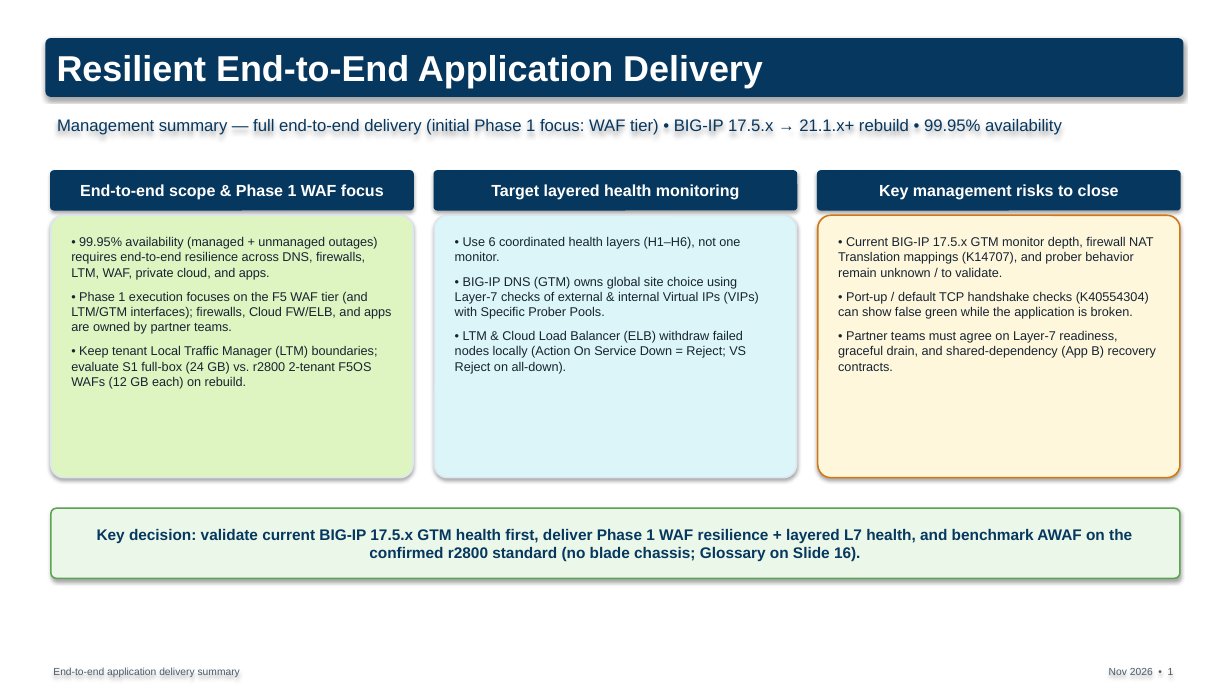
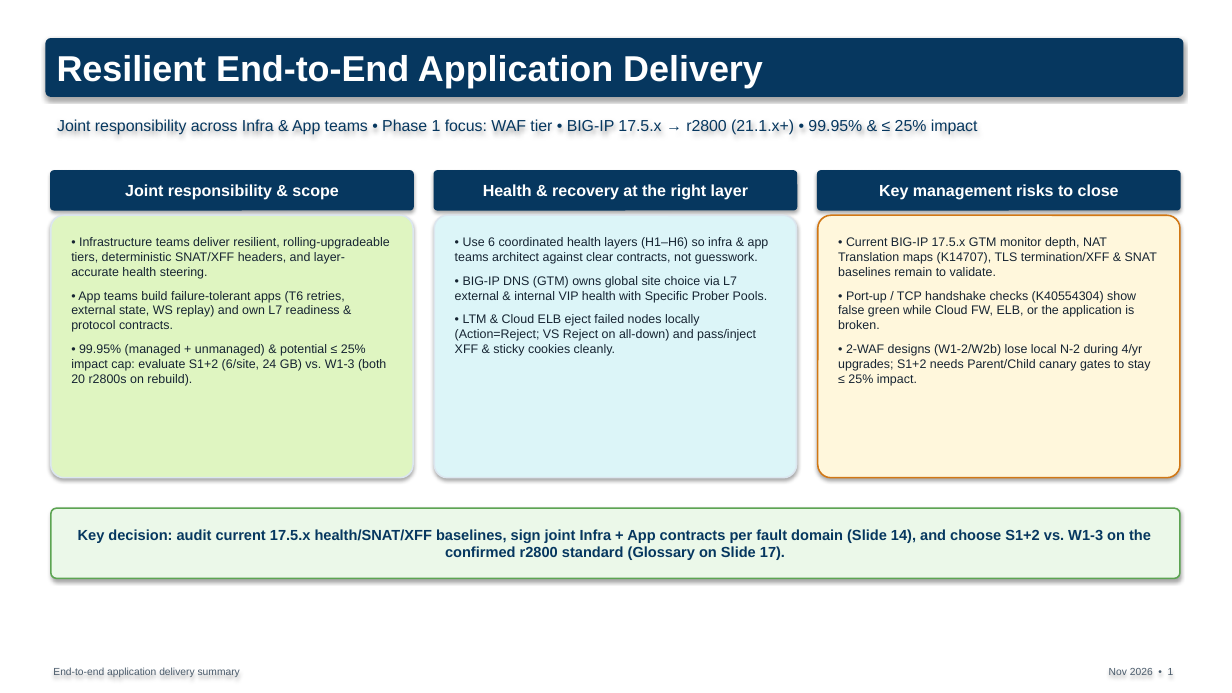
Before and after one commit to jfang88/EnterpriseWAF, a slide deck: slide 1 of management-artifacts/EnterpriseWAF_Management_Summary.pptx. Drawn at 1232x693 pixels with LibreOffice and Linux fonts; fonts in the diff are those of the drawing. Boxes give left, top, right and bottom in pixels: in the first picture for what was removed or moved away, otherwise in the second. Text is boxed around its words. In the diff, an @@ line names an element or a change of style, - is before the commit and + after.

Commit message:
Add joint responsibility model, client-IP/XFF/ELB invariants, 25% impact cap, W1-2 & S1+2 variants, and fault-domain scorecard (docs, SVG, 17-slide deck)

```diff
--- a/management-artifacts/EnterpriseWAF_Management_Summary.pptx
+++ b/management-artifacts/EnterpriseWAF_Management_Summary.pptx
@@ text at (57, 119, 978, 135): text changed; size 13 to 12.4 pt @@
-Management summary — full end-to-end delivery (initial Phase 1 focus: WAF tier) • BIG-IP 17.5.x → 21.1.x+ rebuild • 99.95% availability
+Joint responsibility across Infra & App teams • Phase 1 focus: WAF tier • BIG-IP 17.5.x → r2800 (21.1.x+) • 99.95% & ≤ 25% impact
@@ text in rounded rectangle at (125, 184, 338, 200): text changed @@
-End-to-end scope & Phase 1 WAF focus
+Joint responsibility & scope
@@ text in rounded rectangle at (483, 184, 748, 200): text changed @@
-Target layered health monitoring
+Health & recovery at the right layer
@@ text in rounded rectangle at (71, 237, 390, 386): text changed; size 9.9 to 9.7 pt @@
-• 99.95% availability (managed + unmanaged outages) requires end-to-end resilience across DNS, firewalls, LTM, WAF, private cloud, and apps.
-• Phase 1 execution focuses on the F5 WAF tier (and LTM/GTM interfaces); firewalls, Cloud FW/ELB, and apps are owned by partner teams.
-• Keep tenant Local Traffic Manager (LTM) boundaries; evaluate S1 full-box (24 GB) vs. r2800 2-tenant F5OS WAFs (12 GB each) on rebuild.
+• Infrastructure teams deliver resilient, rolling-upgradeable tiers, deterministic SNAT/XFF headers, and layer-accurate health steering.
+• App teams build failure-tolerant apps (T6 retries, external state, WS replay) and own L7 readiness & protocol contracts.
+• 99.95% (managed + unmanaged) & potential ≤ 25% impact cap: evaluate S1+2 (6/site, 24 GB) vs. W1-3 (both 20 r2800s on rebuild).
@@ text in rounded rectangle at (455, 237, 769, 356): text changed; size 9.9 to 9.7 pt @@
-• Use 6 coordinated health layers (H1–H6), not one monitor.
-• BIG-IP DNS (GTM) owns global site choice using Layer-7 checks of external & internal Virtual IPs (VIPs) with Specific Prober Pools.
-• LTM & Cloud Load Balancer (ELB) withdraw failed nodes locally (Action On Service Down = Reject; VS Reject on all-down).
+• Use 6 coordinated health layers (H1–H6) so infra & app teams architect against clear contracts, not guesswork.
+• BIG-IP DNS (GTM) owns global site choice via L7 external & internal VIP health with Specific Prober Pools.
+• LTM & Cloud ELB eject failed nodes locally (Action=Reject; VS Reject on all-down) and pass/inject XFF & sticky cookies cleanly.
@@ text in rounded rectangle at (838, 237, 1157, 386): text changed; size 9.9 to 9.7 pt @@
-• Current BIG-IP 17.5.x GTM monitor depth, firewall NAT Translation mappings (K14707), and prober behavior remain unknown / to validate.
-• Port-up / default TCP handshake checks (K40554304) can show false green while the application is broken.
-• Partner teams must agree on Layer-7 readiness, graceful drain, and shared-dependency (App B) recovery contracts.
+• Current BIG-IP 17.5.x GTM monitor depth, NAT Translation maps (K14707), TLS termination/XFF & SNAT baselines remain to validate.
+• Port-up / TCP handshake checks (K40554304) show false green while Cloud FW, ELB, or the application is broken.
+• 2-WAF designs (W1-2/W2b) lose local N-2 during 4/yr upgrades; S1+2 needs Parent/Child canary gates to stay ≤ 25% impact.
@@ text in rounded rectangle at (78, 529, 1151, 560): text changed; size 12 to 11.4 pt @@
-Key decision: validate current BIG-IP 17.5.x GTM health first, deliver Phase 1 WAF resilience + layered L7 health, and benchmark AWAF on the confirmed r2800 standard (no blade chassis; Glossary on Slide 16).
+Key decision: audit current 17.5.x health/SNAT/XFF baselines, sign joint Infra + App contracts per fault domain (Slide 14), and choose S1+2 vs. W1-3 on the confirmed r2800 standard (Glossary on Slide 17).
```
Also in this commit, not shown: 5 other slides changed, 2 slides added, 1 slide removed, 8 other files.
